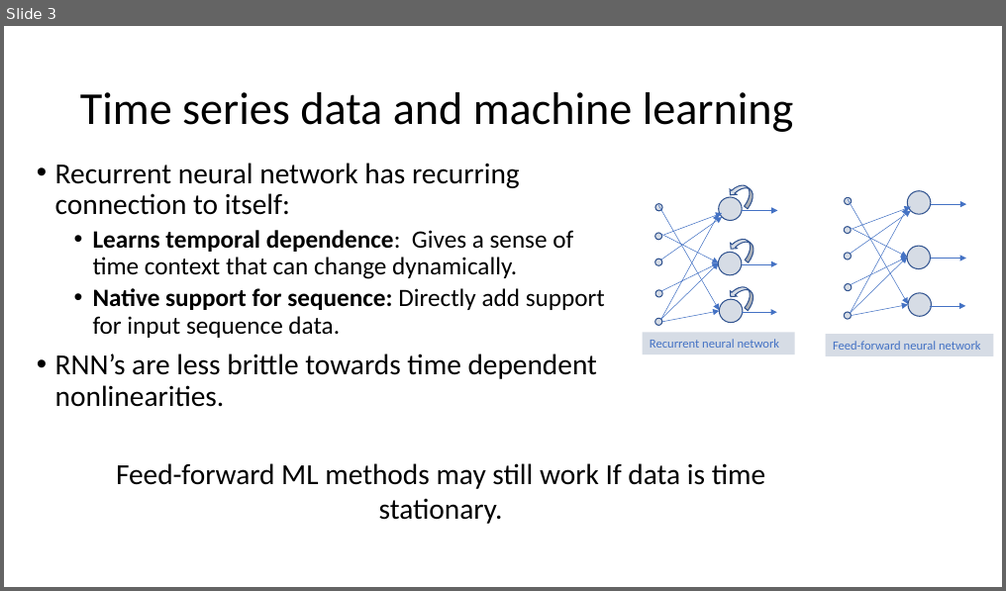
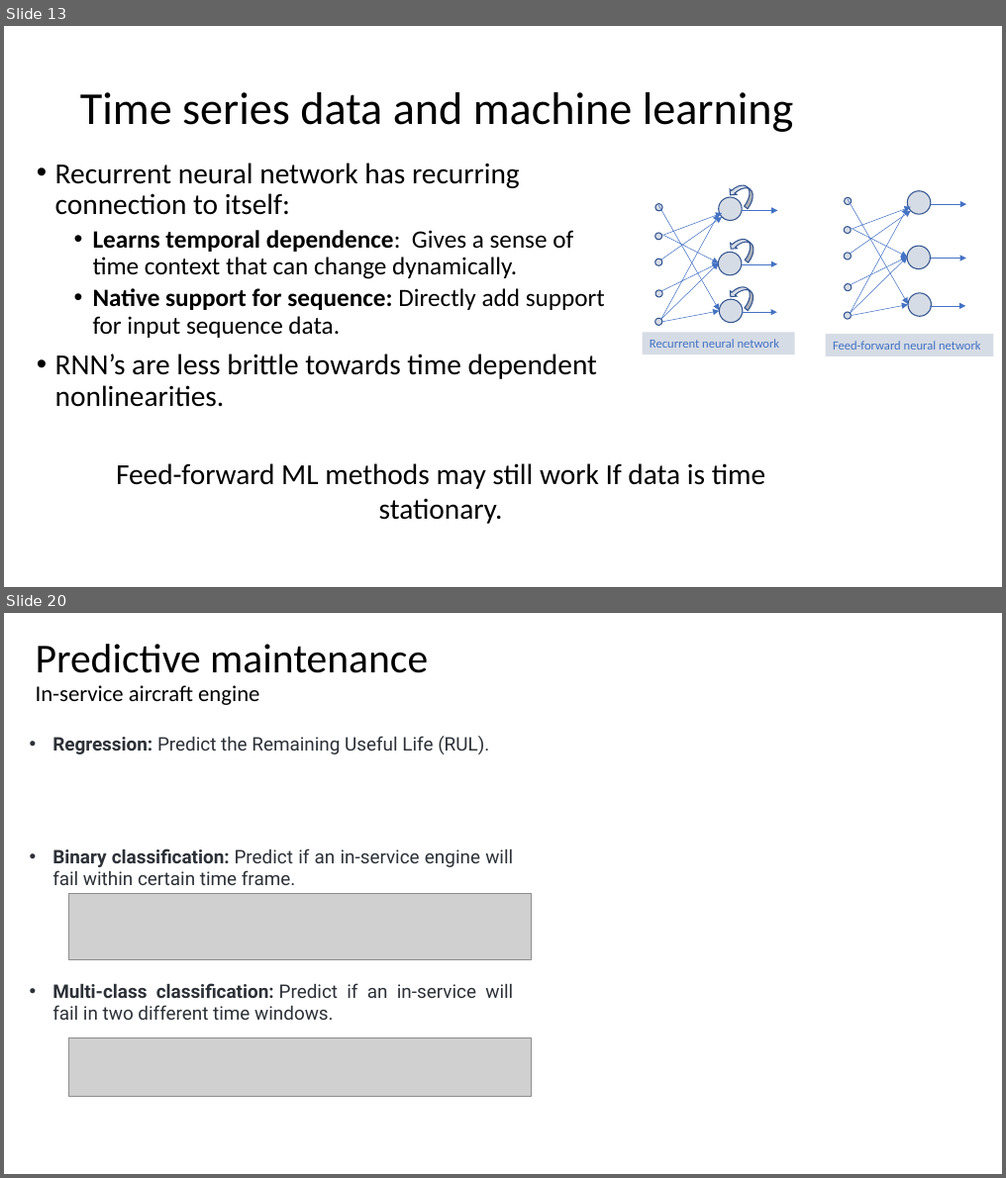
Before and after one commit to Axbit/ml-iot-showcases, a slide deck: PredictiveMaintenance/Predictive maintenance.pptx. Shown one above the other, each under a label of ours: slide 3 before the commit, slides 13 and 20 after it; the slides between them are not shown. The pictures are 1006x591 and 1006x1178 pixels, drawn with LibreOffice and Linux fonts; fonts in the diff are those of the drawing; grey boxes stand for pictures. Boxes give left, top, right and bottom in pixels: in the first picture for what was removed or moved away, otherwise in the second. Text is boxed around its words. In the diff, an @@ line names an element or a change of style, - is before the commit and + after.

```diff
--- a/PredictiveMaintenance/Predictive maintenance.pptx
+++ b/PredictiveMaintenance/Predictive maintenance.pptx
@@ slide 20 added at box(4, 613, 1002, 1174), background #FFFFFF @@
@@ title added at box(36, 644, 428, 705), 21.6 pt, text #000000 @@
+Predictive maintenance
+In-service aircraft engine
@@ text added at box(53, 736, 513, 1020), 18 pt, text #2C3137 @@
+• Regression: Predict the Remaining Useful Life (RUL).
+• Binary classification: Predict if an in-service engine will fail within certain time frame.
+• Multi-class classification: Predict if an in-service will fail in two different time windows.
@@ picture added at box(68, 894, 531, 960) @@
@@ picture added at box(68, 1039, 531, 1097) @@
@@ what was slide 3 is now slide 13 @@
```
Also in this commit, not shown: 8 slides changed, 10 other slides added.
